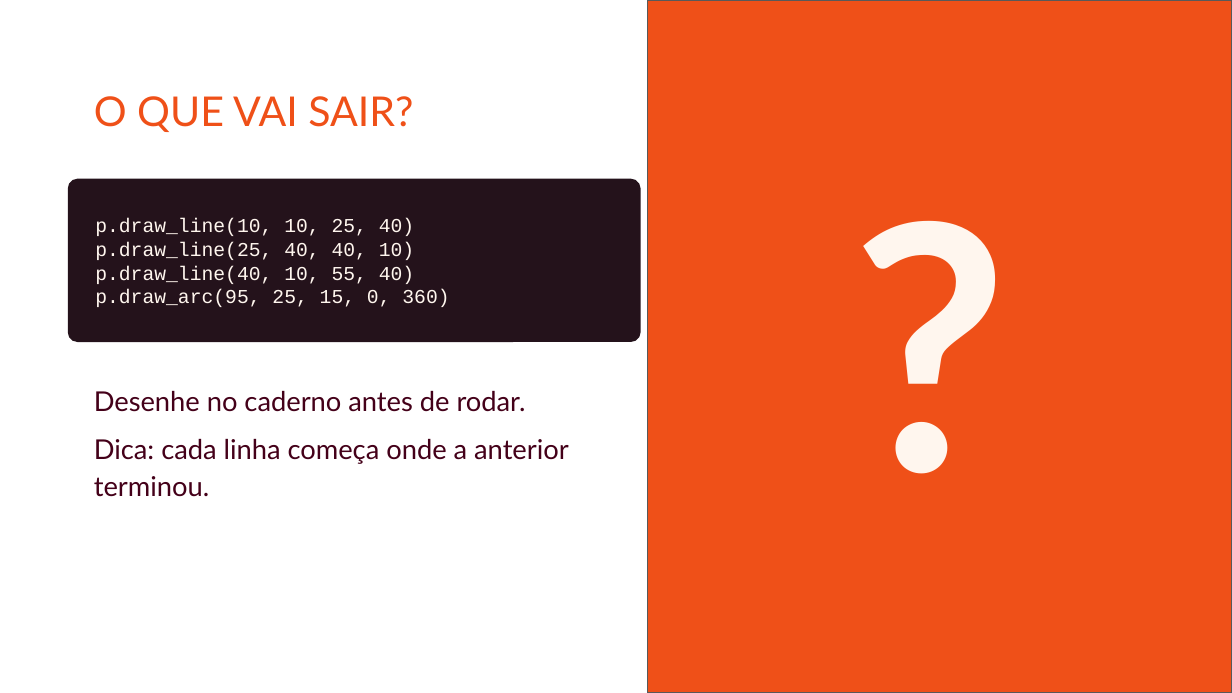
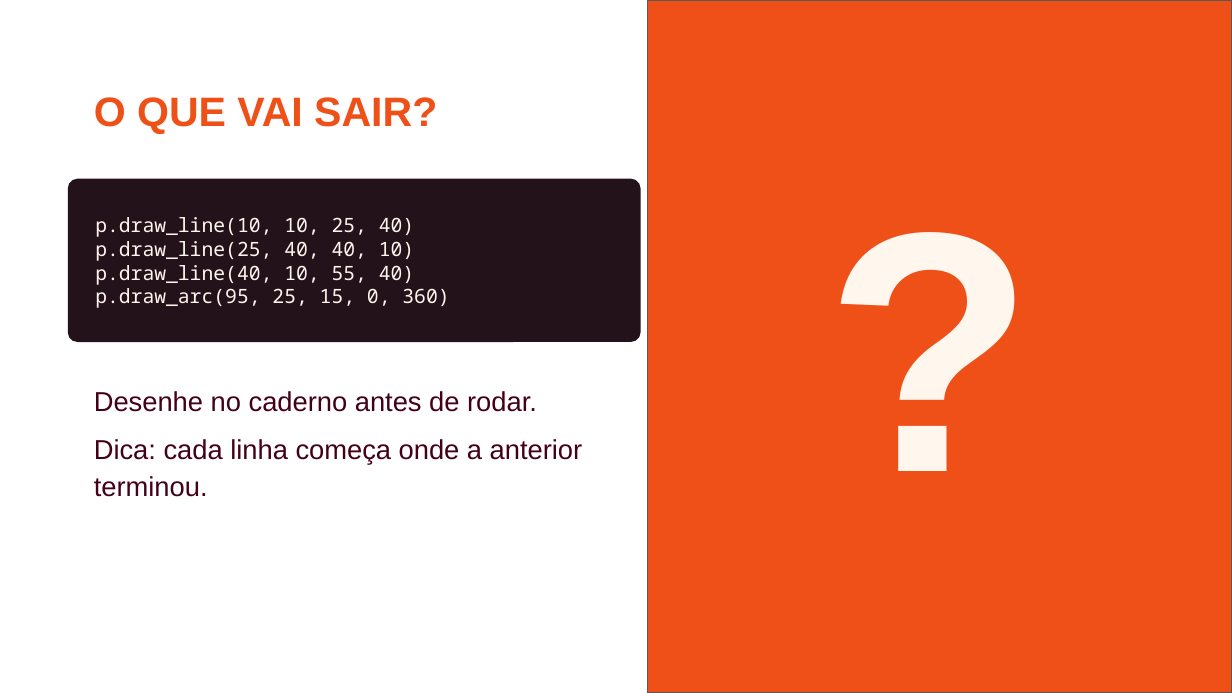
Before and after one commit to jhlr/plotter, a slide deck: slide 8 of workshop/oficina-braco-plotter.pptx. Drawn at 1232x693 pixels with LibreOffice and Linux fonts; fonts in the diff are those of the drawing; background and template pictures are left out. Boxes give left, top, right and bottom in pixels: in the first picture for what was removed or moved away, otherwise in the second. Text is boxed around its words. In the diff, an @@ line names an element or a change of style, - is before the commit and + after.

Commit message:
Session deck adapted to the plotter (Rec'n'Play), Arial instead of the template font, opencode.json with the workshop API key (expires 18:00 today)

```diff
--- a/workshop/oficina-braco-plotter.pptx
+++ b/workshop/oficina-braco-plotter.pptx
@@ text "O QUE VAI SAIR?" at bbox=[94, 97, 437, 134]: font Lato to Arial, bold on @@
@@ text "?" at bbox=[653, 123, 1207, 554]: font Lato to Arial @@
@@ rounded rectangle "p.draw_line(10, 10, 25, 40)" at bbox=[68, 179, 641, 342]: font Courier New to Noto Sans Mono @@
@@ text "Desenhe no caderno antes de ..." at bbox=[94, 391, 583, 497]: font Lato to Arial @@
```
Also in this commit, not shown: 12 other slides changed, 14 other files.
